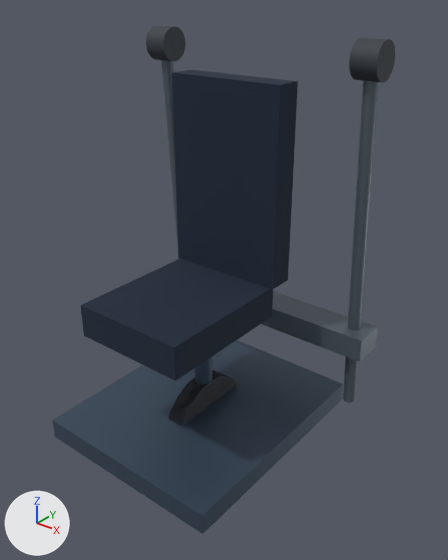
What one commit did to the glTF model motion/models/plate_shoulder_press.glb.
Rendered twice from a 50 mm camera at (1.32, -1.53, 1.59) aimed at (0.03, 0.1, 0.59). Lighting does not change. The marker at lower left points along +X, +Y and +Z. The first picture is the older version. Where no turn or scale is listed for an object, it has been applied to the vertices. Vertices at exactly the same position are counted once.

Script lines for the objects in view, before the commit:
```python
ob_base = bpy.data.objects.new('base', me_mesh_2)
ob_base.location = (0.0, 0.0, 0.04)
ob_lpivot = bpy.data.objects.new('Lpivot', me_mesh_8)
ob_lpivot.location = (-0.43, 0.31, 1.37)
ob_lsupport = bpy.data.objects.new('Lsupport', me_mesh_9)
ob_lsupport.location = (-0.43, 0.355, 0.715)
ob_pivotbridge = bpy.data.objects.new('pivotBridge', me_mesh_14)
ob_pivotbridge.location = (0.0, 0.37, 0.36)
ob_post = bpy.data.objects.new('post', me_mesh_3)
ob_post.location = (0.0, 0.0, 0.29)
ob_rpivot = bpy.data.objects.new('Rpivot', me_mesh_12)
ob_rpivot.location = (0.43, 0.31, 1.37)
ob_rsupport = bpy.data.objects.new('Rsupport', me_mesh_13)
ob_rsupport.location = (0.43, 0.355, 0.715)
ob_rweightplate = bpy.data.objects.new('RweightPlate', me_mesh_5)
ob_rweightplate.location = (0.0, 0.0, 0.0)
ob_seat = bpy.data.objects.new('seat', me_mesh_0)
ob_seat.location = (0.0, -0.12, 0.54)
# also in view: 'back' at (0.0, 0.17, 0.95)
```
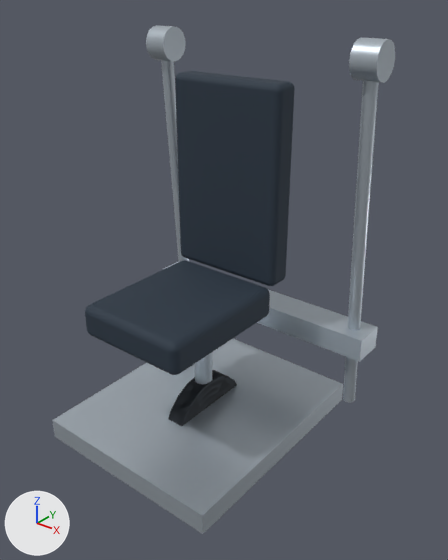
Where the change shows, as pixel boxes [x1, y1, x2, y2] in the pictures (448 x 560 px):
'base', recoloured (dark blue to pale blue)
    both: [52, 340, 343, 534]
'back', reshaped
    before: [172, 70, 298, 290]
    after: [175, 71, 295, 286]
'seat', reshaped (6% shorter)
    before: [81, 258, 273, 381]
    after: [85, 260, 270, 375]
'Rsupport', recoloured (greyish blue to pale blue)
    both: [343, 81, 379, 403]
'pivotBridge', recoloured (lighter)
    both: [261, 291, 378, 362]
'Rpivot', recoloured (lighter)
    both: [349, 37, 395, 83]
'Lsupport', recoloured (greyish blue to pale blue)
    both: [161, 60, 180, 259]
'Lpivot', recoloured (lighter)
    both: [146, 26, 186, 61]
'post', recoloured (dark blue to pale blue)
    both: [195, 357, 213, 384]

What changed in the scene script:
```text
Change mat_material_1:
    mat_material_1.base_color: (0.0578, 0.0908, 0.138) -> (0.491, 0.552, 0.61)  # dark blue #445568 -> pale blue #bac4cd
Change me_mesh_0:
    used by ob_seat; location = (0.0, -0.12, 0.54)
    remove me_mesh_0.from_pydata(...)  # 8 vertices, 12 faces; spans x -0.215..0.215, y -0.26..0.26, z -0.06..0.06
    add me_mesh_0.from_pydata(...)  # 296 vertices, 588 faces; spans x -0.215..0.215, y -0.26..0.26, z -0.06..0.06
    me_mesh_0 part 1: 8 vertices removed from x -0.215..0.215, y -0.26..0.26, z -0.06..0.06; 296 vertices added at x -0.215..0.215, y -0.26..0.26, z -0.06..0.06
Change me_mesh_1:
    used by ob_back; location = (0.0, 0.17, 0.95)
    remove me_mesh_1.from_pydata(...)  # 8 vertices, 12 faces; spans x -0.225..0.225, y -0.05..0.05, z -0.35..0.35
    add me_mesh_1.from_pydata(...)  # 296 vertices, 588 faces; spans x -0.225..0.225, y -0.05..0.05, z -0.35..0.35
    me_mesh_1 part 2: 8 vertices removed from x -0.225..0.225, y -0.05..0.05, z -0.35..0.35; 296 vertices added at x -0.225..0.225, y -0.05..0.05, z -0.35..0.35
Change me_mesh_8:
    where me_mesh_8.from_pydata(...)  # 44 vertices, 80 faces; spans x -0.045..0.045, y -0.062..0.062, z -0.062..0.062
    remove me_mesh_8.materials.append(mat_material_2)  # greyish blue #333a42
    add me_mesh_8.materials.append(mat_material_1)  # pale blue #bac4cd
Change me_mesh_9:
    where me_mesh_9.from_pydata(...)  # 44 vertices, 80 faces; spans x -0.024..0.024, y -0.069..0.069, z -0.657..0.657
    remove me_mesh_9.materials.append(mat_material_3)  # greyish blue #606b76
    add me_mesh_9.materials.append(mat_material_1)  # pale blue #bac4cd
Change me_mesh_12:
    where me_mesh_12.from_pydata(...)  # 44 vertices, 80 faces; spans x -0.045..0.045, y -0.062..0.062, z -0.062..0.062
    remove me_mesh_12.materials.append(mat_material_2)  # greyish blue #333a42
    add me_mesh_12.materials.append(mat_material_1)  # pale blue #bac4cd
Change me_mesh_13:
    where me_mesh_13.from_pydata(...)  # 44 vertices, 80 faces; spans x -0.024..0.024, y -0.069..0.069, z -0.657..0.657
    remove me_mesh_13.materials.append(mat_material_3)  # greyish blue #606b76
    add me_mesh_13.materials.append(mat_material_1)  # pale blue #bac4cd
Change me_mesh_14:
    where me_mesh_14.from_pydata(...)  # 8 vertices, 12 faces; spans x -0.5..0.5, y -0.065..0.065, z -0.045..0.045
    remove me_mesh_14.materials.append(mat_material_3)  # greyish blue #606b76
    add me_mesh_14.materials.append(mat_material_1)  # pale blue #bac4cd
```
